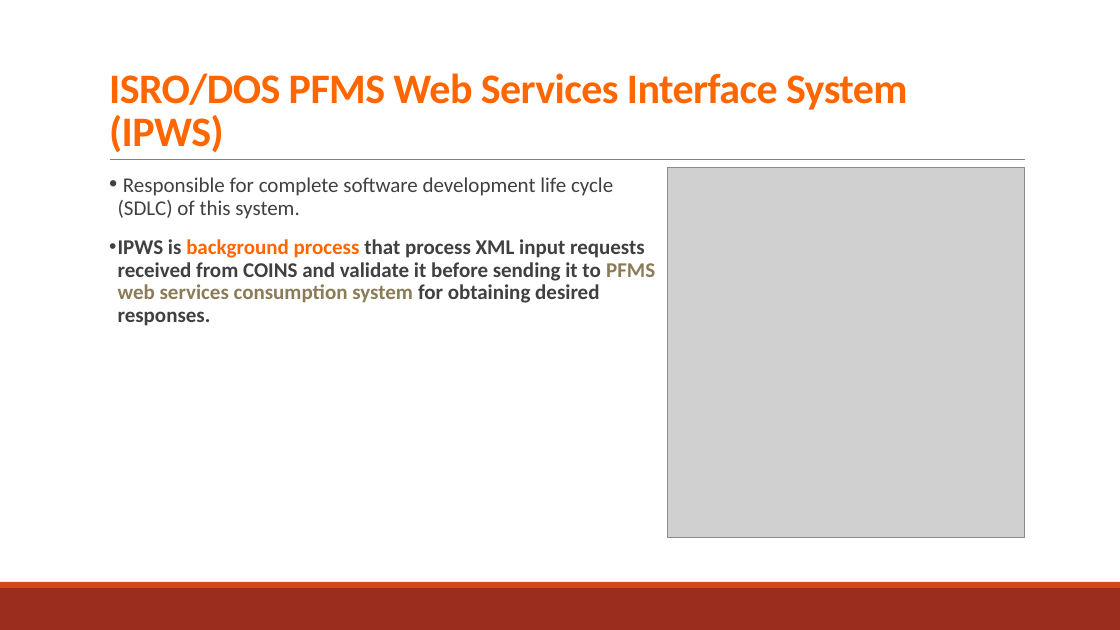
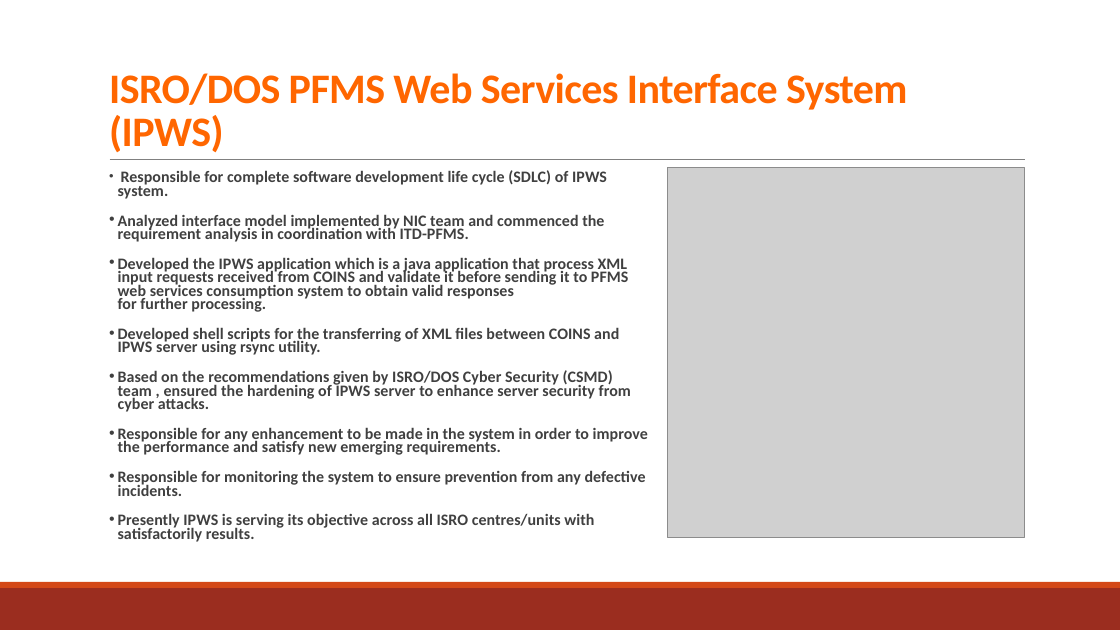
Before and after one commit to NavdeepGarg/DPC_Repo, a slide deck: slide 3 of handOutSources/navdeep.pptx. Drawn at 1120x630 pixels with LibreOffice and Linux fonts; fonts in the diff are those of the drawing; grey boxes stand for pictures. Boxes give left, top, right and bottom in pixels: in the first picture for what was removed or moved away, otherwise in the second. Text is boxed around its words. In the diff, an @@ line names an element or a change of style, - is before the commit and + after.

```diff
--- a/handOutSources/navdeep.pptx
+++ b/handOutSources/navdeep.pptx
@@ text at (x1=118, y1=170, x2=648, y2=542): text changed; size 18 to 13.8 pt @@
-• Responsible for complete software development life cycle (SDLC) of this system.
-• IPWS is background process that process XML input requests received from COINS and validate it before sending it to PFMS web services consumption system for obtaining desired responses.
+• Responsible for complete software development life cycle (SDLC) of IPWS system.
+• Analyzed interface model implemented by NIC team and commenced the requirement analysis in coordination with ITD-PFMS.
+• Developed the IPWS application which is a java application that process XML input requests received from COINS and validate it before sending it to PFMS web services consumption system to obtain valid responses
+  for further processing.
+• Developed shell scripts for the transferring of XML files between COINS and IPWS server using rsync utility.
+• Based on the recommendations given by ISRO/DOS Cyber Security (CSMD) team , ensured the hardening of IPWS server to enhance server security from cyber attacks.
+• Responsible for any enhancement to be made in the system in order to improve the performance and satisfy new emerging requirements.
+• Responsible for monitoring the system to ensure prevention from any defective incidents.
+• Presently IPWS is serving its objective across all ISRO centres/units with satisfactorily results.
```
Also in this commit, not shown: 3 slides added, 4 other files.
